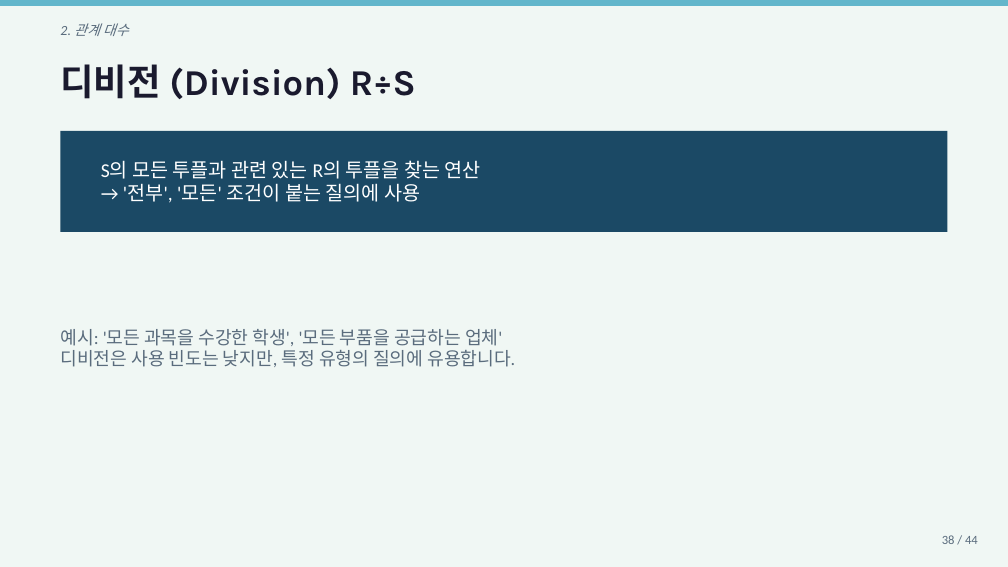
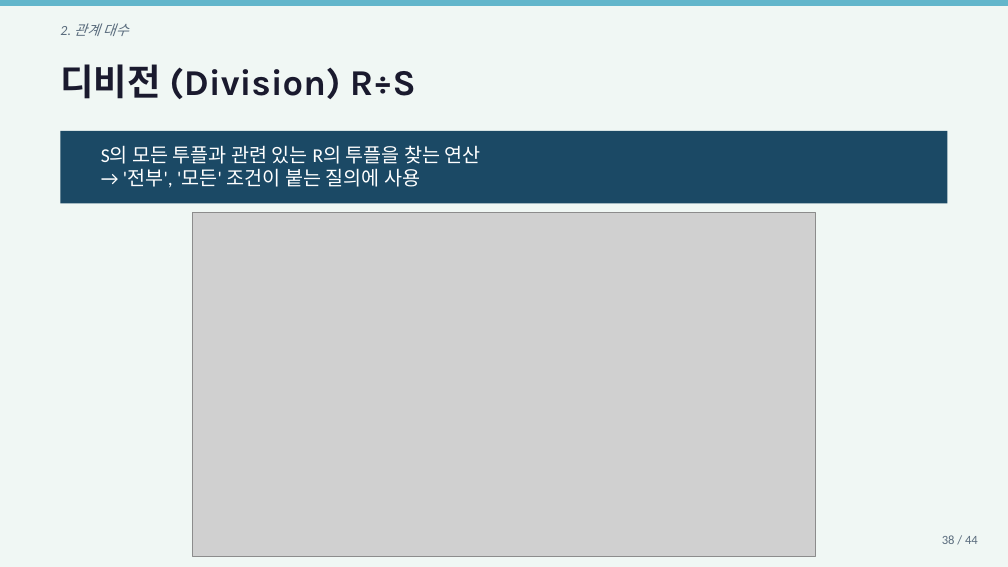
Before and after one commit to Sangdon-Park/Sangdon-Park.github.io, a slide deck: slide 42 of data/DB시스템/6장_관계_데이터_연산_박상돈.pptx (slide 38 before the commit). Drawn at 1008x567 pixels with LibreOffice and Linux fonts; fonts in the diff are those of the drawing; grey boxes stand for pictures. Boxes give left, top, right and bottom in pixels: in the first picture for what was removed or moved away, otherwise in the second. Text is boxed around its words. In the diff, an @@ line names an element or a change of style, - is before the commit and + after.

```diff
--- a/data/DB시스템/6장_관계_데이터_연산_박상돈.pptx
+++ b/data/DB시스템/6장_관계_데이터_연산_박상돈.pptx
@@ rectangle: place and size @@
-rectangle at box(60, 131, 948, 232)
+rectangle at box(60, 131, 948, 204)
@@ text "S의 모든 투플과 관련 있는 ...": place and size @@
-text "S의 모든 투플과 관련 있는 ..." at box(101, 160, 481, 203)
+text "S의 모든 투플과 관련 있는 ..." at box(101, 145, 481, 188)
@@ picture added at box(193, 213, 814, 556) @@
@@ text removed at box(60, 329, 515, 367) @@
-예시: '모든 과목을 수강한 학생', '모든 부품을 공급하는 업체'
-디비전은 사용 빈도는 낮지만, 특정 유형의 질의에 유용합니다.
```
Also in this commit, not shown: 3 other slides changed, 5 slides added, 5 other files.
